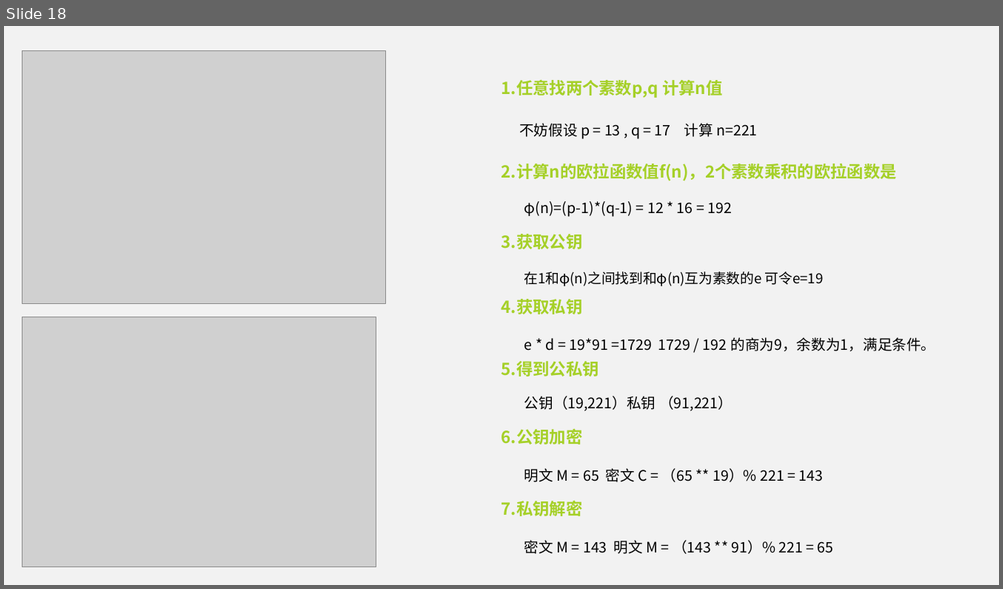
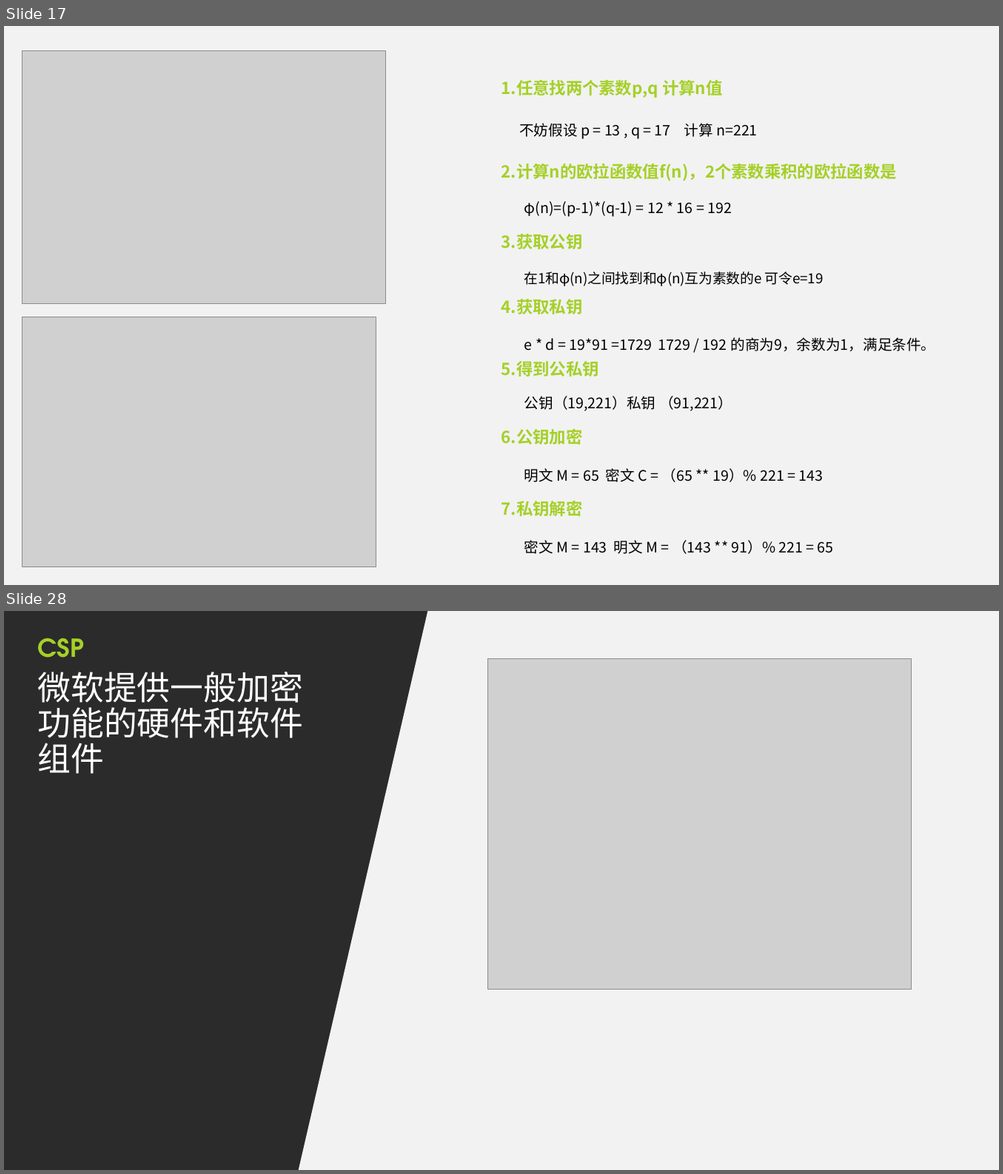
Before and after one commit to mikemikemao/c-11, a slide deck: encryption.pptx. Shown one above the other, each under a label of ours: slide 18 before the commit, slides 17 and 28 after it; the slides between them are not shown. The pictures are 1003x589 and 1003x1174 pixels, drawn with LibreOffice and Linux fonts; fonts in the diff are those of the drawing; grey boxes stand for pictures; background and template pictures are left out; a plain dark background stands for a picture behind light text. Boxes give left, top, right and bottom in pixels: in the first picture for what was removed or moved away, otherwise in the second. Text is boxed around its words. In the diff, an @@ line names an element or a change of style, - is before the commit and + after.

Commit message:
初步完成加密ppt

```diff
--- a/encryption.pptx
+++ b/encryption.pptx
@@ slide 28 added at [4, 611, 999, 1170], background picture (left out) @@
@@ freeform shape added at [296, 611, 999, 1170], fill #F2F2F2 @@
@@ text added at [37, 638, 84, 658], 24 pt, text #A5D027, bold @@
+CSP
@@ text added at [37, 672, 303, 774], 32 pt, text #FFFFFF @@
+微软提供一般加密功能的硬件和软件组件
@@ picture added at [487, 659, 911, 990] @@
@@ what was slide 18 is now slide 17 @@
```
Also in this commit, not shown: 8 slides changed, 13 other slides added, 7 slides removed.
